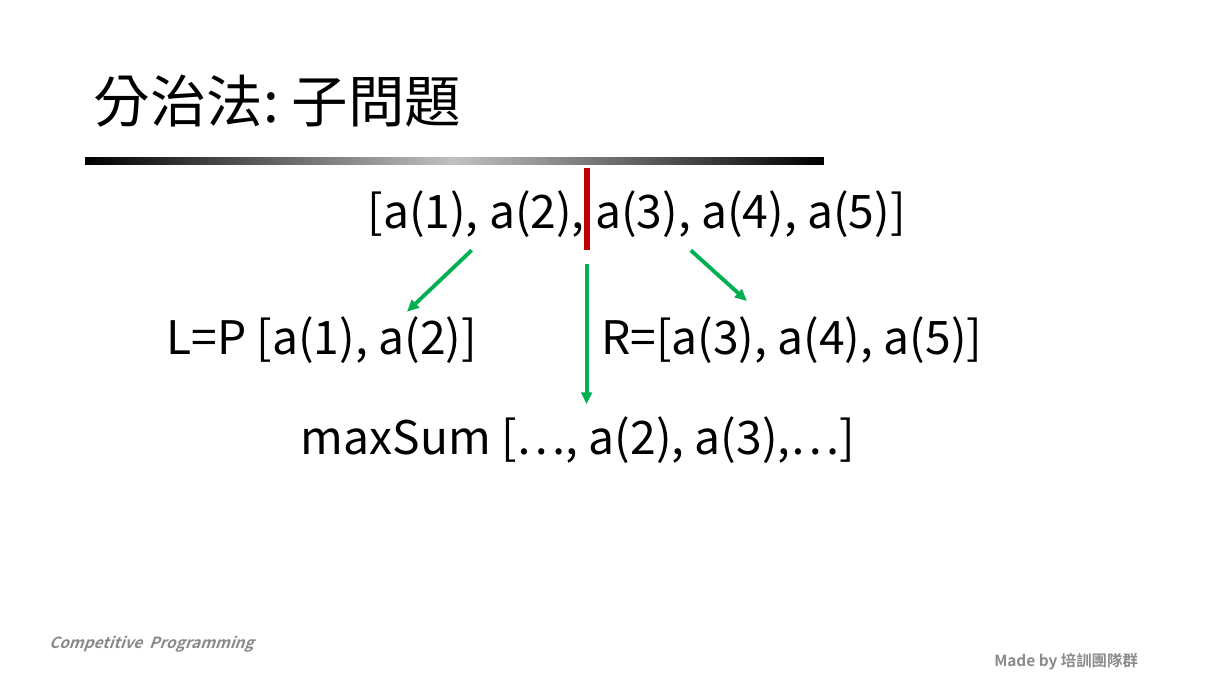
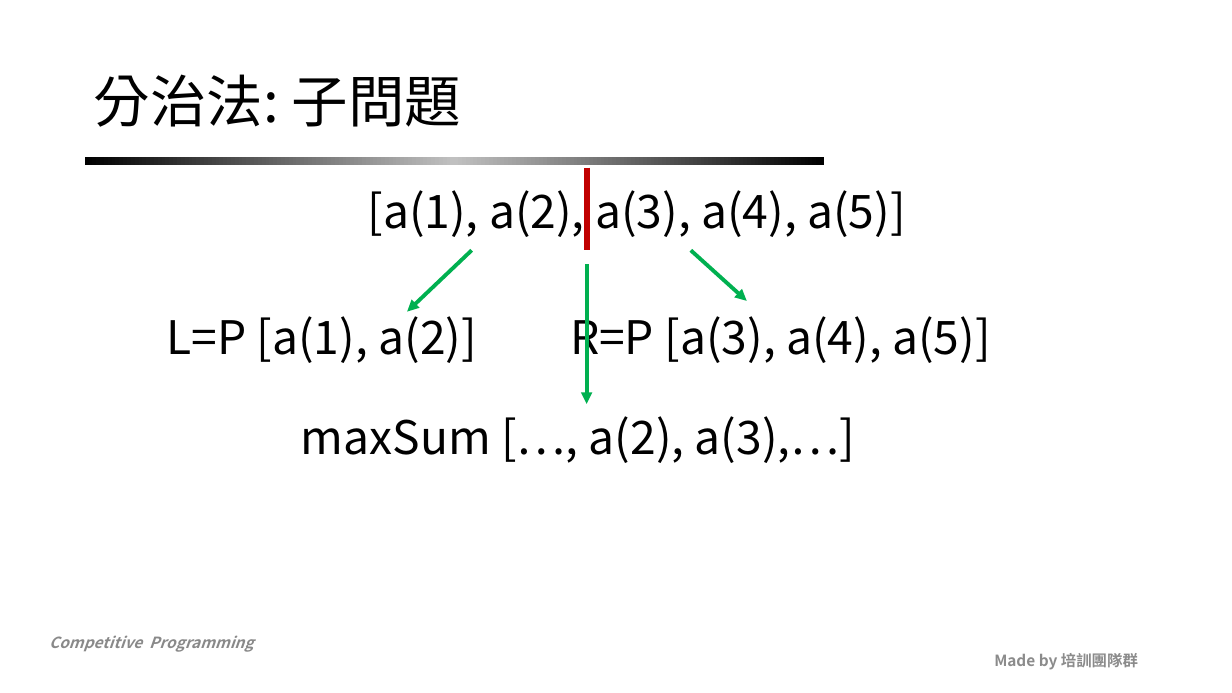
Before and after one commit to NCKUACM-Notes/nckuacm.github.io, a slide deck: slide 102 of 2019/slides/week2_1.pptx. Drawn at 1232x693 pixels with LibreOffice and Linux fonts; fonts in the diff are those of the drawing; background and template pictures are left out. Boxes give left, top, right and bottom in pixels: in the first picture for what was removed or moved away, otherwise in the second. Text is boxed around its words. In the diff, an @@ line names an element or a change of style, - is before the commit and + after.

```diff
--- a/2019/slides/week2_1.pptx
+++ b/2019/slides/week2_1.pptx
@@ text at [166,307,990,463]: text changed @@
-L=P [a(1), a(2)] R=[a(3), a(4), a(5)]
-maxSum […, a(2), a(3),…]
+L=P [a(1), a(2)] R=P [a(3), a(4), a(5)]
+maxSum […, a(2), a(3),…]
```
Also in this commit, not shown: 5 other slides changed, 1 other file.
